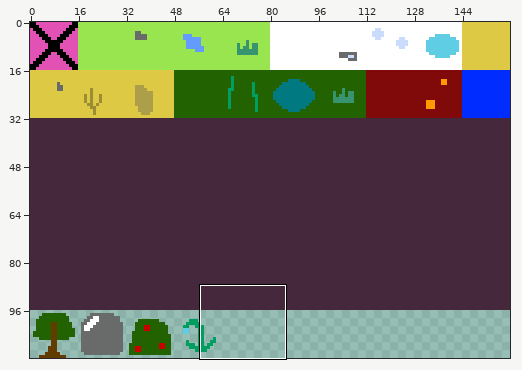
Two states of a sprite sheet, data/textures/worldTilemap.png. Above: a wide view before the commit, with the close-up outlined.
Close-up. Earlier state:
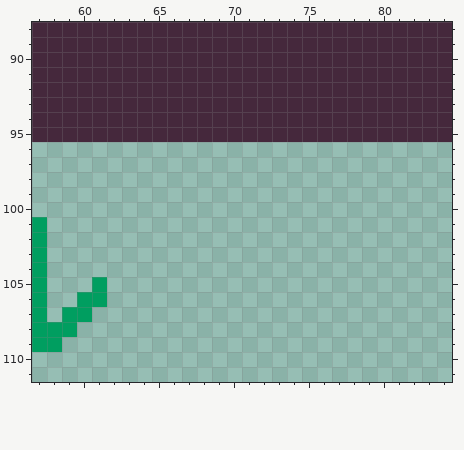
The file is 160x112 pixels. Shown: x 57..84, y 88..111.
Now the later version:
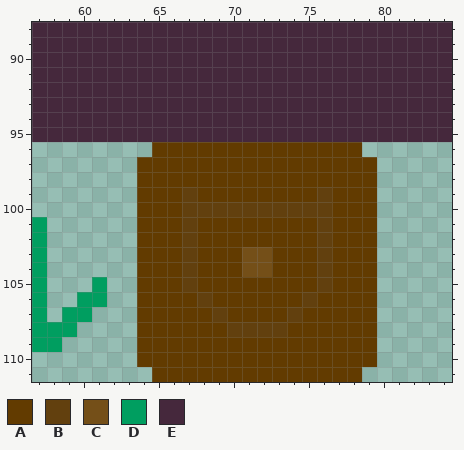
Palette (. is transparent): A #623b00  B #62400e  C #744f18  D #009e60  E #45283c
What changed:
Colour A now appears in row 96 at x 65 to 78; in rows 97 to 98 at x 64 to 79; in row 99 at x 64 to 66, 68 to 75 and 77 to 79; in row 100 at x 64 to 66 and 77 to 79; in rows 101 to 102 at x 64 to 66, 68 to 75 and 77 to 79; in rows 103 to 104 at x 64 to 66, 68 to 70, 73 to 75 and 77 to 79.
Colour A now appears in row 105 at x 64 to 66, 68 to 75 and 77 to 79; in row 106 at x 64 to 67, 69 to 74 and 76 to 79; in row 107 at x 64 to 68, 70 to 73 and 75 to 79; in row 108 at x 64 to 69 and 74 to 79; in rows 109 to 110 at x 64 to 79; in row 111 at x 65 to 78.
Colour B now appears in row 99 at x 67 and 76; in row 100 at x 67 to 76; in rows 101 to 105 at x 67 and 76; in row 106 at x 68 and 75; in row 107 at x 69 and 74; in row 108 at x 70 to 73.
Colour C now appears in rows 103 to 104 at x 71 to 72.
Where, in picture pixels (left, top, right, bottom), the same in both close-ups:
added: (137, 142, 377, 382)
